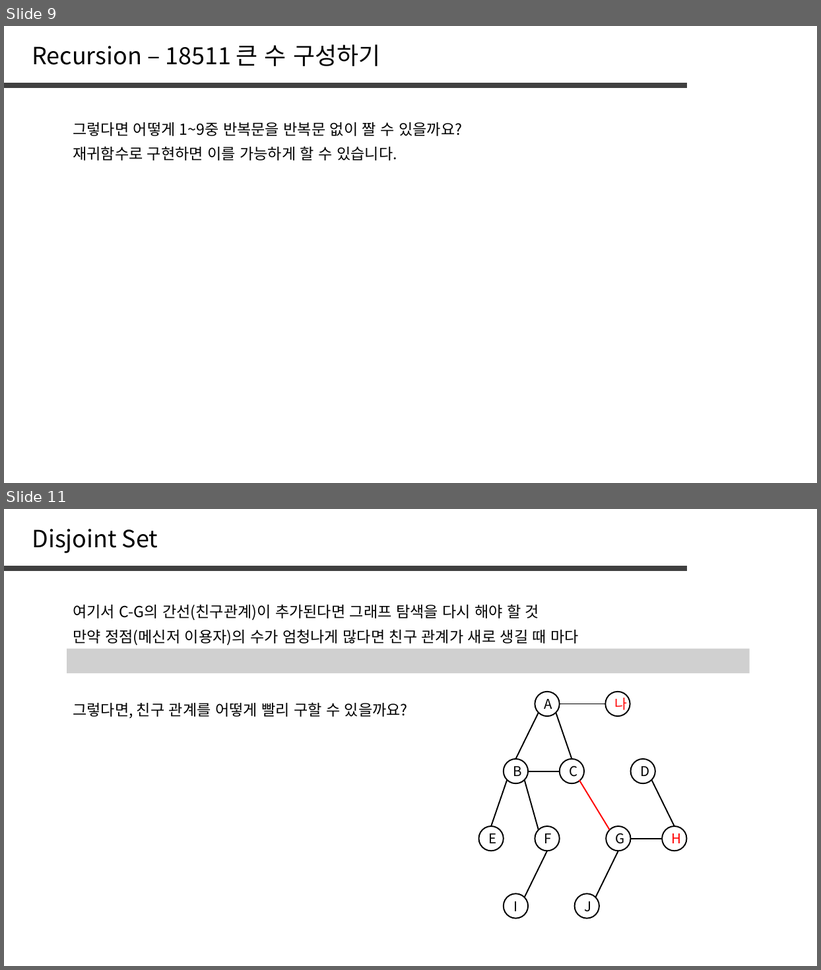
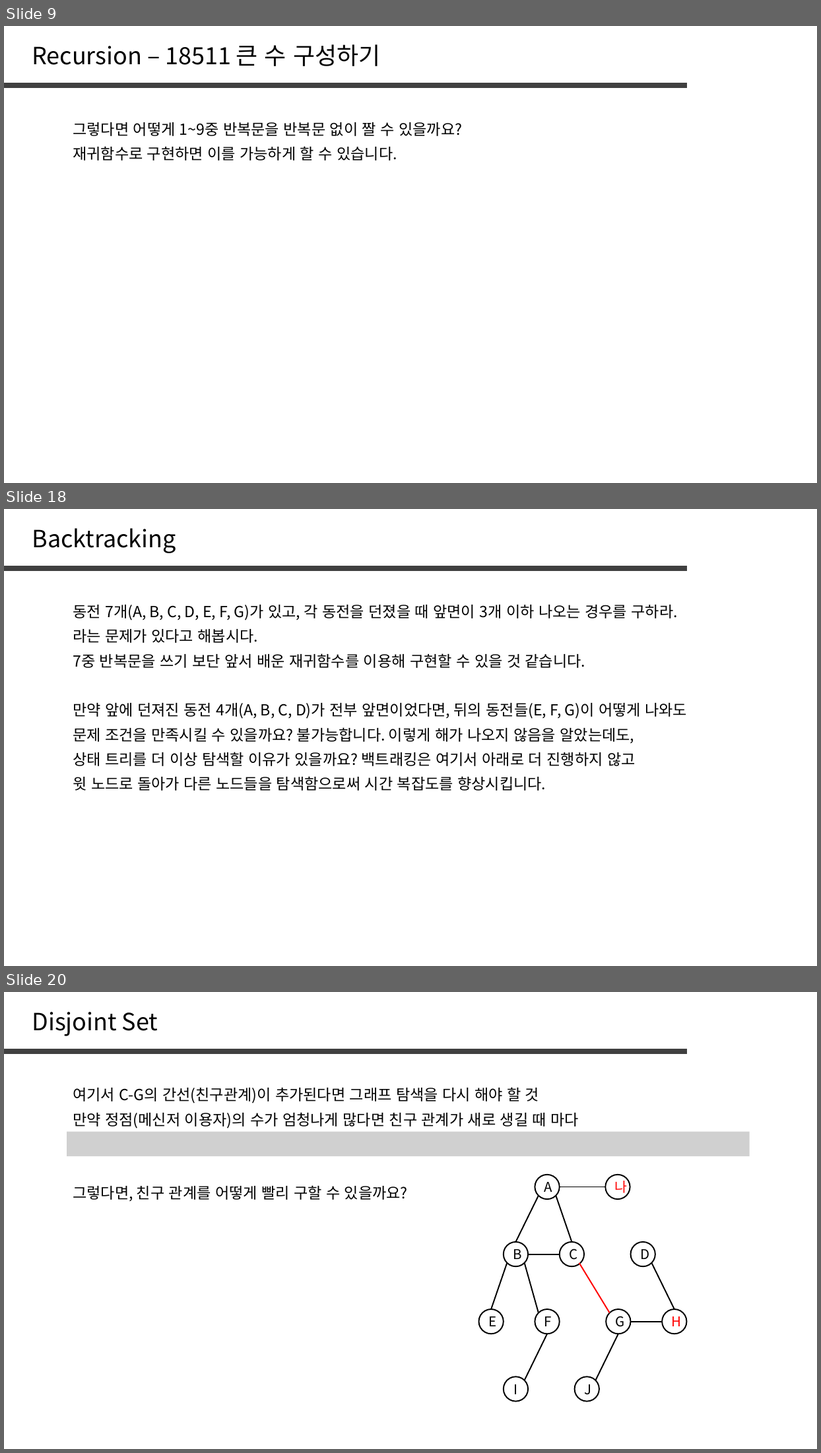
Before and after one commit to jaehoo1/PS-study, a slide deck: study/11_Recursion, Backtracking.pptx. Shown one above the other, each under a label of ours: slides 9 and 11 before the commit, slides 9, 18 and 20 after it; the slides between them are not shown. The pictures are 821x970 and 821x1453 pixels, drawn with LibreOffice and Linux fonts; fonts in the diff are those of the drawing; grey boxes stand for pictures. Boxes give left, top, right and bottom in pixels: in the first picture for what was removed or moved away, otherwise in the second. Text is boxed around its words. In the diff, an @@ line names an element or a change of style, - is before the commit and + after.

```diff
--- a/study/11_Recursion, Backtracking.pptx
+++ b/study/11_Recursion, Backtracking.pptx
@@ slide 18 added at (4,509,817,966), background #FFFFFF @@
@@ text added at (32,528,176,553), 28 pt, text #000000 @@
+Backtracking
@@ line added from (4, 568) to (687, 568), #404040 6 pt @@
@@ text added at (73,605,678,621), 18 pt, text #000000 @@
+동전 7개(A, B, C, D, E, F, G)가 있고, 각 동전을 던졌을 때 앞면이 3개 이하 나오는 경우를 구하라.
@@ text added at (73,629,258,643), 18 pt, text #000000 @@
+라는 문제가 있다고 해봅시다.
@@ text added at (73,654,585,668), 18 pt, text #000000 @@
+7중 반복문을 쓰기 보단 앞서 배운 재귀함수를 이용해 구현할 수 있을 것 같습니다.
@@ text added at (73,703,687,719), 18 pt, text #000000 @@
+만약 앞에 던져진 동전 4개(A, B, C, D)가 전부 앞면이었다면, 뒤의 동전들(E, F, G)이 어떻게 나와도
@@ text added at (73,727,635,743), 18 pt, text #000000 @@
+문제 조건을 만족시킬 수 있을까요? 불가능합니다. 이렇게 해가 나오지 않음을 알았는데도,
@@ text added at (73,752,636,766), 18 pt, text #000000 @@
+상태 트리를 더 이상 탐색할 이유가 있을까요? 백트래킹은 여기서 아래로 더 진행하지 않고
@@ text added at (73,776,546,791), 18 pt, text #000000 @@
+윗 노드로 돌아가 다른 노드들을 탐색함으로써 시간 복잡도를 향상시킵니다.
@@ what was slide 11 is now slide 20 @@
```
Also in this commit, not shown: 9 other slides added, 1 slide removed.
